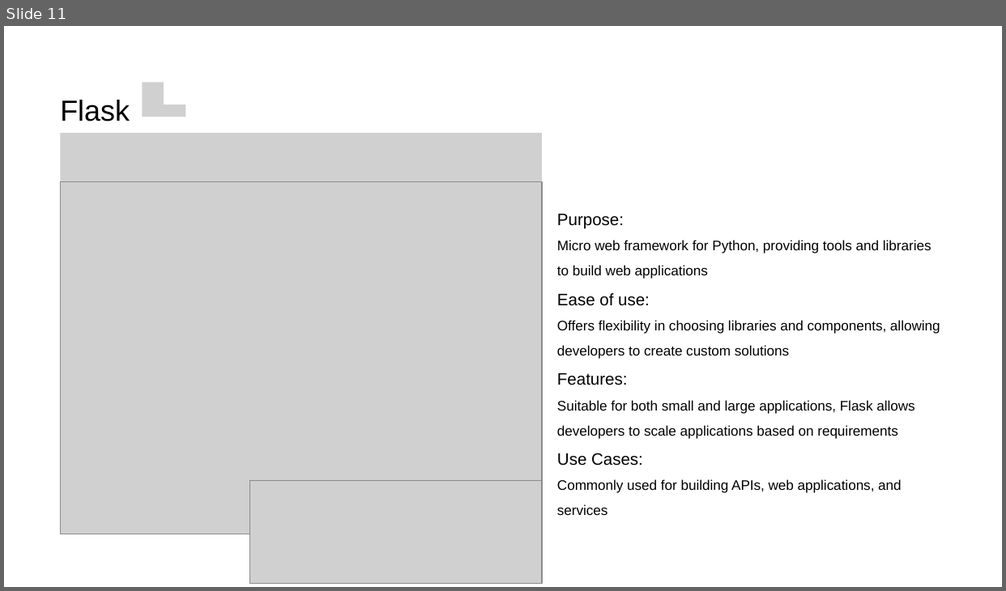
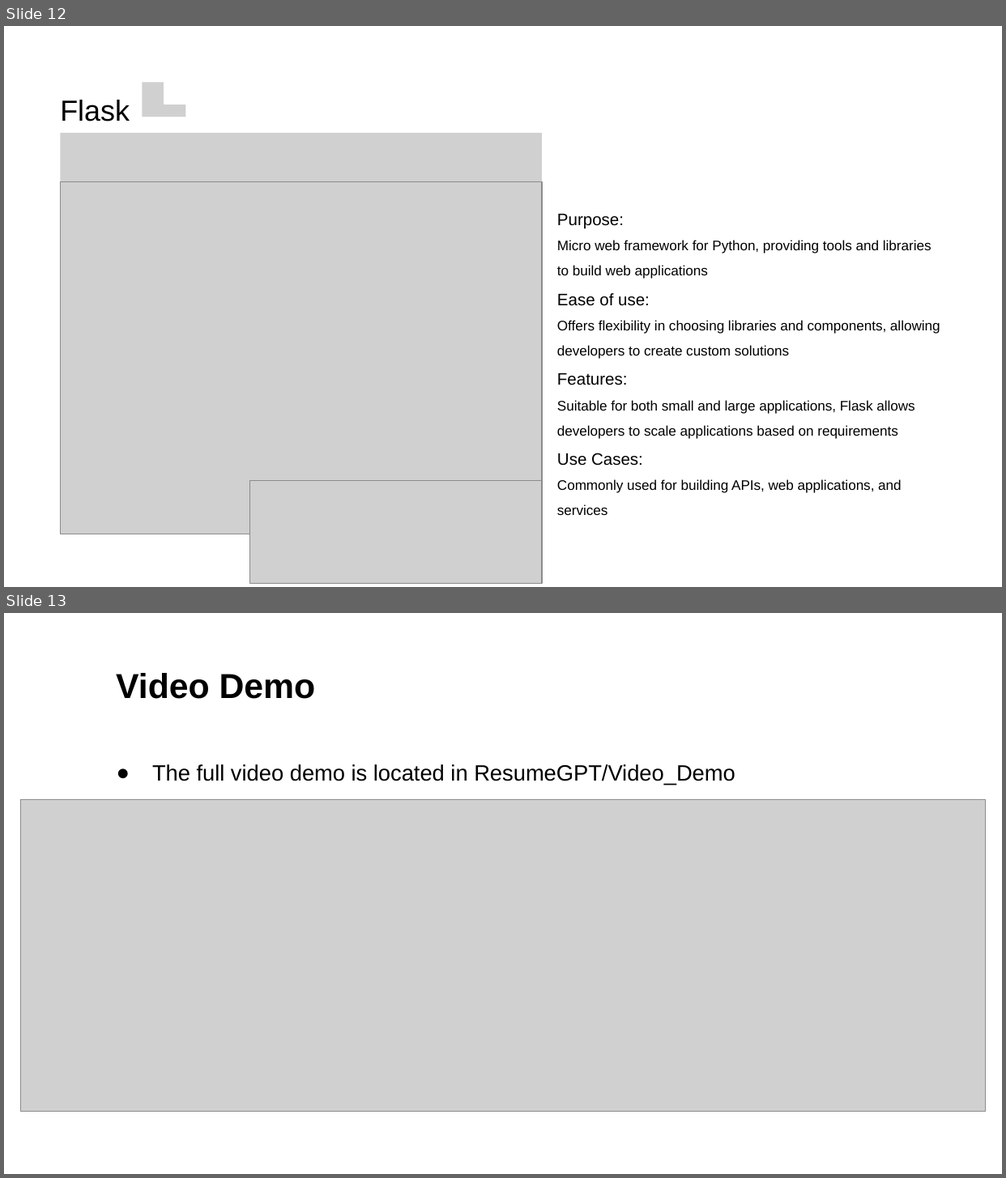
Before and after one commit to anabellechan/IntroGPT-Anabelle, a slide deck: Powerpoint Slides/Generative AI COE Technical Assessment Slides - ResumeGPT.pptx. Shown one above the other, each under a label of ours: slide 11 before the commit, slides 12 and 13 after it. The pictures are 1006x591 and 1006x1178 pixels, drawn with LibreOffice and Linux fonts; fonts in the diff are those of the drawing; grey boxes stand for pictures. Boxes give left, top, right and bottom in pixels: in the first picture for what was removed or moved away, otherwise in the second. Text is boxed around its words. In the diff, an @@ line names an element or a change of style, - is before the commit and + after.

```diff
--- a/Powerpoint Slides/Generative AI COE Technical Assessment Slides - ResumeGPT.pptx
+++ b/Powerpoint Slides/Generative AI COE Technical Assessment Slides - ResumeGPT.pptx
@@ slide 13 added at [4,613,1002,1174], background #FFFFFF @@
@@ text added at [116,673,316,699], 25 pt, text #000000, bold @@
+Video Demo
@@ text added at [152,764,735,786], 16 pt, text #000000 @@
+● The full video demo is located in ResumeGPT/Video_Demo
@@ picture added at [21,799,986,1112] @@
@@ what was slide 11 is now slide 12 @@
```
Also in this commit, not shown: 2 slides changed, 1 other slide added, 1 other file.
